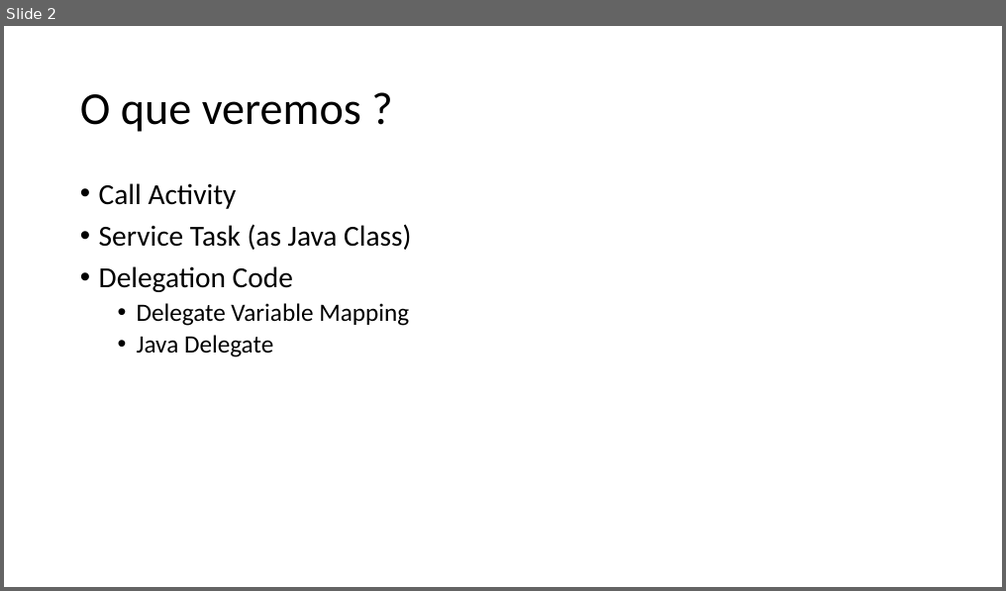
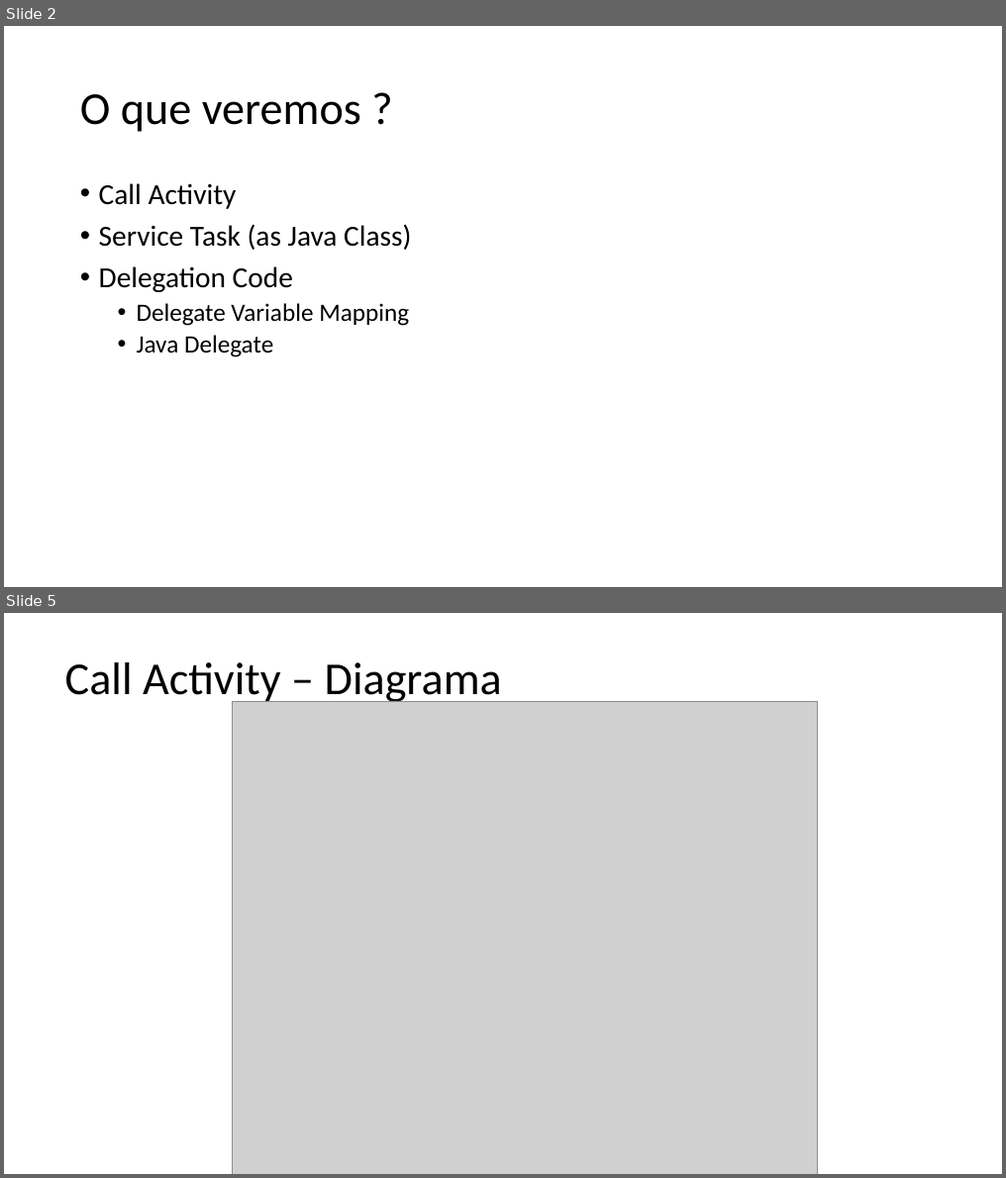
Before and after one commit to phmmdev/spring-boot-camunda-studies, a slide deck: misc/presentation/knowlegde-base.pptx. Shown one above the other, each under a label of ours: slide 2 before the commit, slides 2 and 5 after it; the slides between them are not shown. The pictures are 1006x591 and 1006x1178 pixels, drawn with LibreOffice and Linux fonts; fonts in the diff are those of the drawing; grey boxes stand for pictures. Boxes give left, top, right and bottom in pixels: in the first picture for what was removed or moved away, otherwise in the second. Text is boxed around its words. In the diff, an @@ line names an element or a change of style, - is before the commit and + after.

```diff
--- a/misc/presentation/knowlegde-base.pptx
+++ b/misc/presentation/knowlegde-base.pptx
@@ slide 5 added at (4, 613, 1002, 1174), background #FFFFFF @@
@@ title added at (65, 663, 502, 706), 44 pt, text #000000 @@
+Call Activity – Diagrama
@@ picture added at (233, 701, 817, 1174) @@
```
Also in this commit, not shown: 3 slides changed, 5 other slides added, 1 slide removed.
